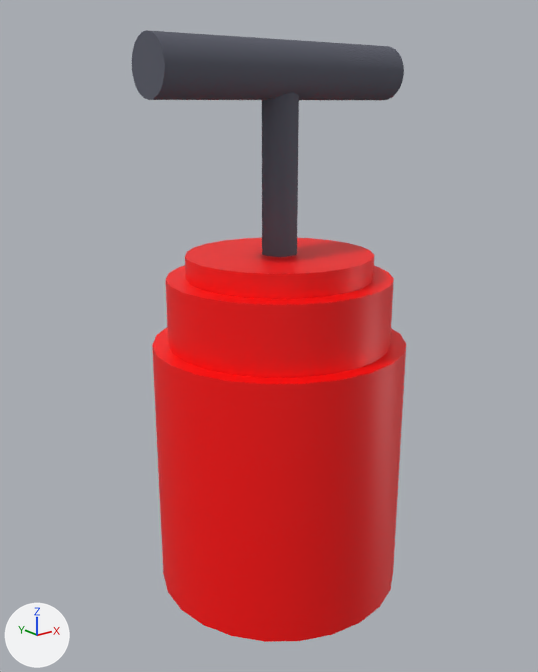
A saved change to the OBJ model RodskaEditor/assets/models/Dynamite.obj.
Camera for both pictures: a camera (50 mm lens) standing at (-3.06, -3.82, 3.3) and looking at (-0.06, -0.07, 1.8). Arrows for +X, +Y and +Z are at lower left; the lights stay in place. Where no turn or scale is listed for an object, it has been applied to the vertices. Vertices at the same position are counted once.

The first picture shows 'Dynamite'.
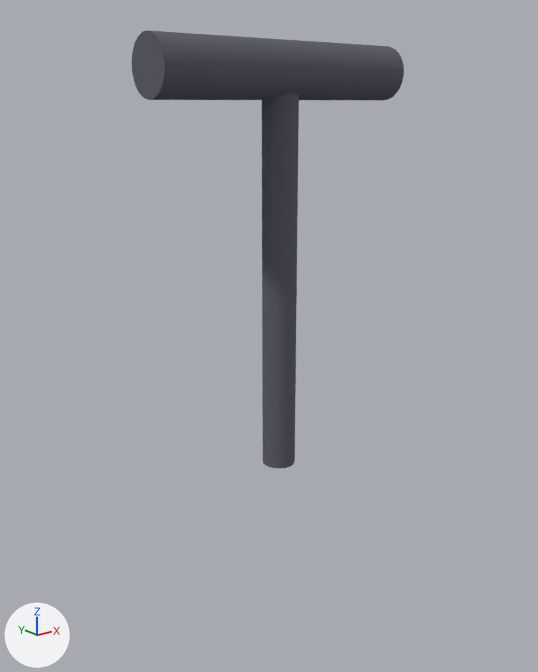
Where the change shows, as pixel boxes (x1, y1, x2, y2) in the pictures (538 x 672 px):
'Dynamite', reshaped (28% shorter)
    before: (132, 30, 406, 642)
    after: (132, 30, 404, 468)
part 1 of me_dynamite, deleted (red)
    before: (152, 238, 406, 642)

Edits to the bpy script that builds the scene:
```text
Change me_dynamite:
    where me_dynamite.from_pydata(...)  # 252 vertices, 496 faces; spans x -0.92..0.93, y -0.95..0.75, z 0.01..3.67
    used by ob_dynamite; location = (0.0, 0.0, 0.0)
    me_dynamite part 1: the loose piece of 144 vertices spanning x -0.85..0.85, y -0.95..0.75, z 0.01..2.36 is deleted
    remove me_dynamite.materials.append(mat_union1mtl)  # red #ff0000
```
